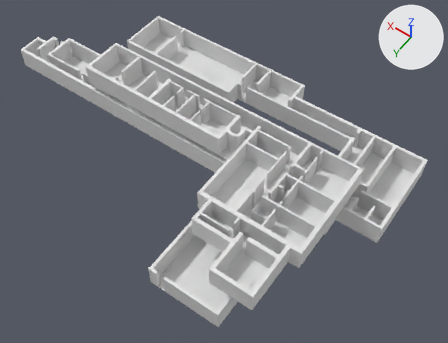
A saved change to the Blender file Assets/Korpus/KorpusPrefab/1korpus.blend.
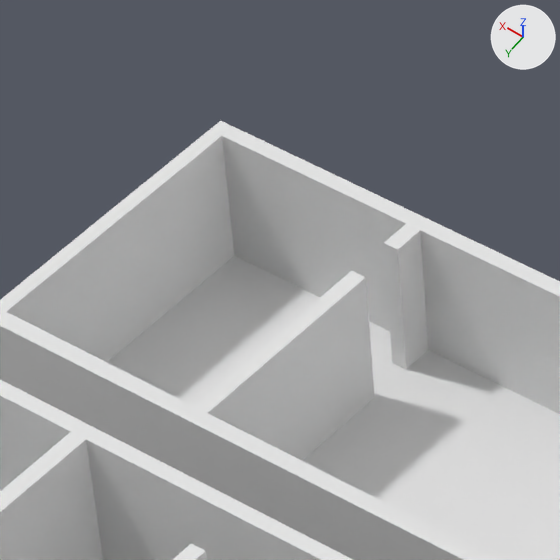
The first picture shows the older version from a 50 mm lens placed at (-37.8, 37.7, 63.2), pointed at (-9.2, -2.4, 0.3). The close-ups show both versions on the part from 29% to 45% of the width and 0% to 21% of the height of that picture; other places that the commit changed are outside them. Every picture has the same lights, and +X, +Y and +Z are marked at upper right.
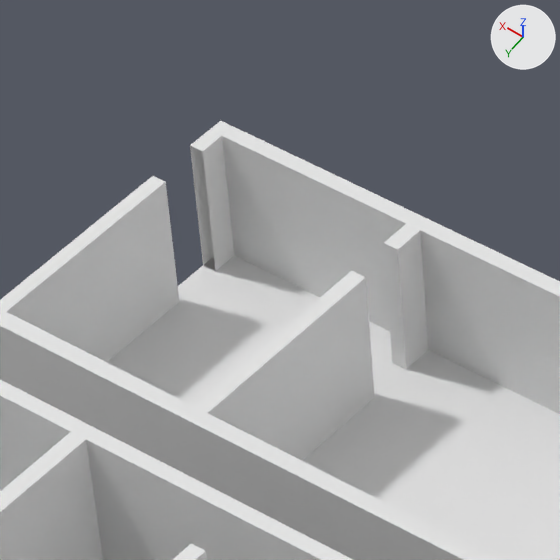
Edits to the bpy script that builds the scene:
```text
Change me_cube_001:
    used by ob_cube; location = (0.0, 0.0, 0.0)
    remove me_cube_001.from_pydata(...)  # 552 vertices, 542 faces; spans x -30.0..26.7, y -19.4..15.2, z 0.0..3.0
    add me_cube_001.from_pydata(...)  # 588 vertices, 566 faces; spans x -30.0..26.7, y -19.4..15.2, z 0.0..3.0
    me_cube_001 part 1: 8 vertices added at x 15.0..15.4, y -18.4..-17.3, z 0.0..3.0
```

Pixel boxes (x1, y1, x2, y2) of what changed, in the close-ups (560 x 560 px):
part 1 of me_cube_001, added: after (0, 130, 234, 362)
